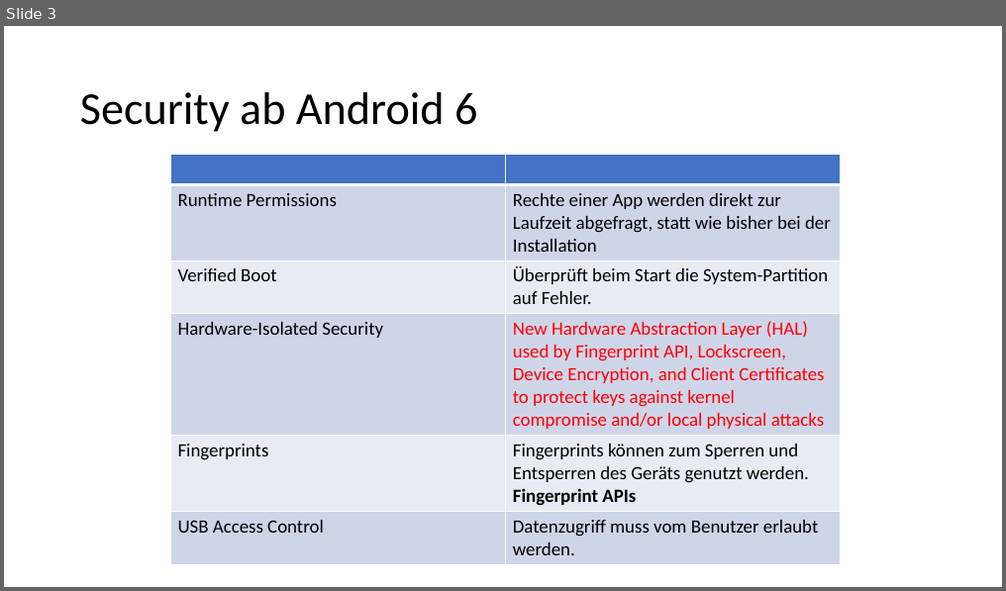
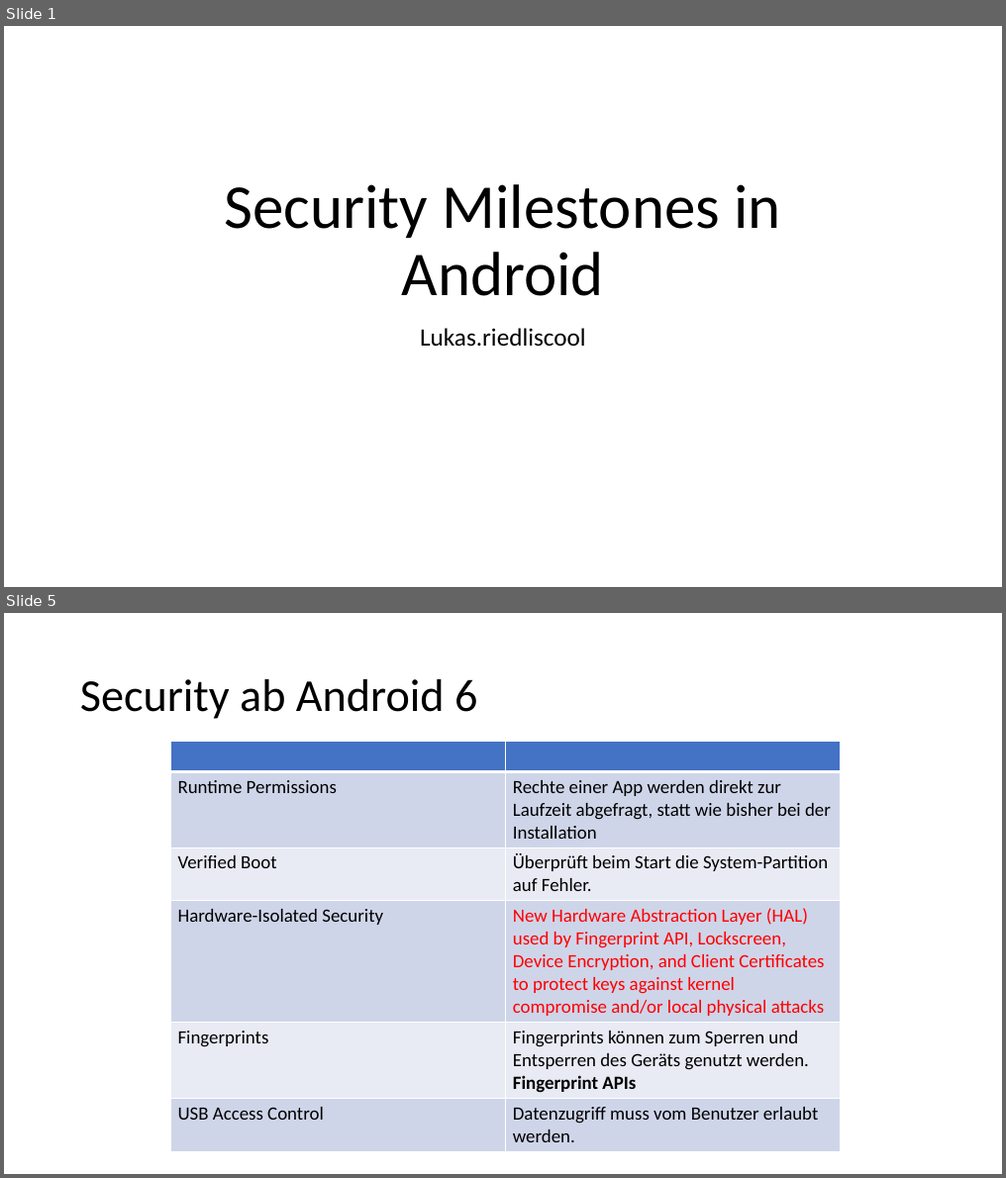
Before and after one commit to EricBuchinger/NVS_Referat, a slide deck: Android Panzenboeck.pptx. Shown one above the other, each under a label of ours: slide 3 before the commit, slides 1 and 5 after it; the slides between them are not shown. The pictures are 1006x591 and 1006x1178 pixels, drawn with LibreOffice and Linux fonts; fonts in the diff are those of the drawing. Boxes give left, top, right and bottom in pixels: in the first picture for what was removed or moved away, otherwise in the second. Text is boxed around its words. In the diff, an @@ line names an element or a change of style, - is before the commit and + after.

```diff
--- a/Android Panzenboeck.pptx
+++ b/Android Panzenboeck.pptx
@@ slide 1 added at [4,26,1002,587], background #FFFFFF @@
@@ title added at [225,184,781,296], 60 pt, text #000000 @@
+Security Milestones in Android
@@ subtitle added at [420,328,586,347], 24 pt, text #000000 @@
+Lukas.riedliscool
@@ what was slide 3 is now slide 5 @@
```
Also in this commit, not shown: 1 slide changed, 2 other slides added, 1 slide removed, 8 other files.
